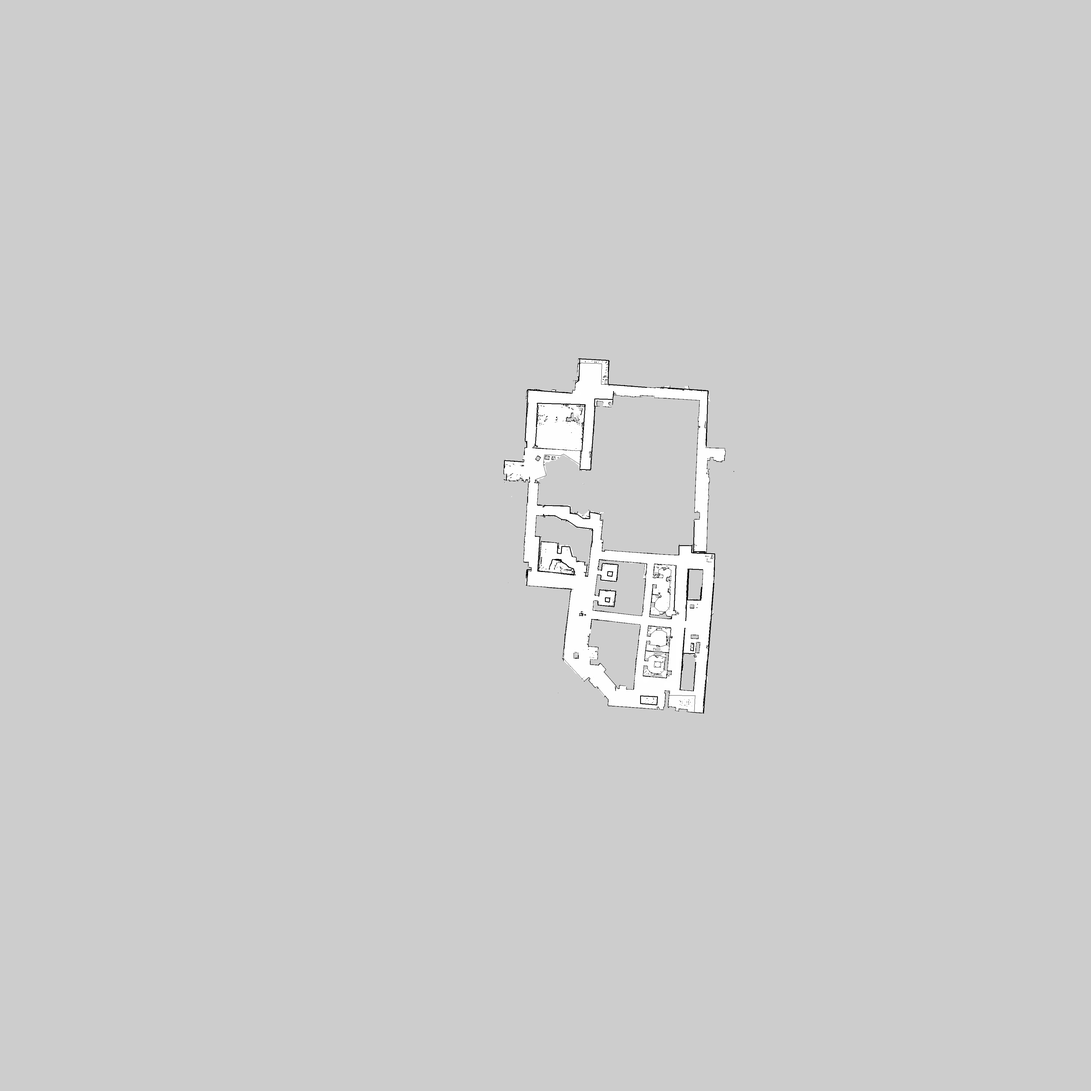
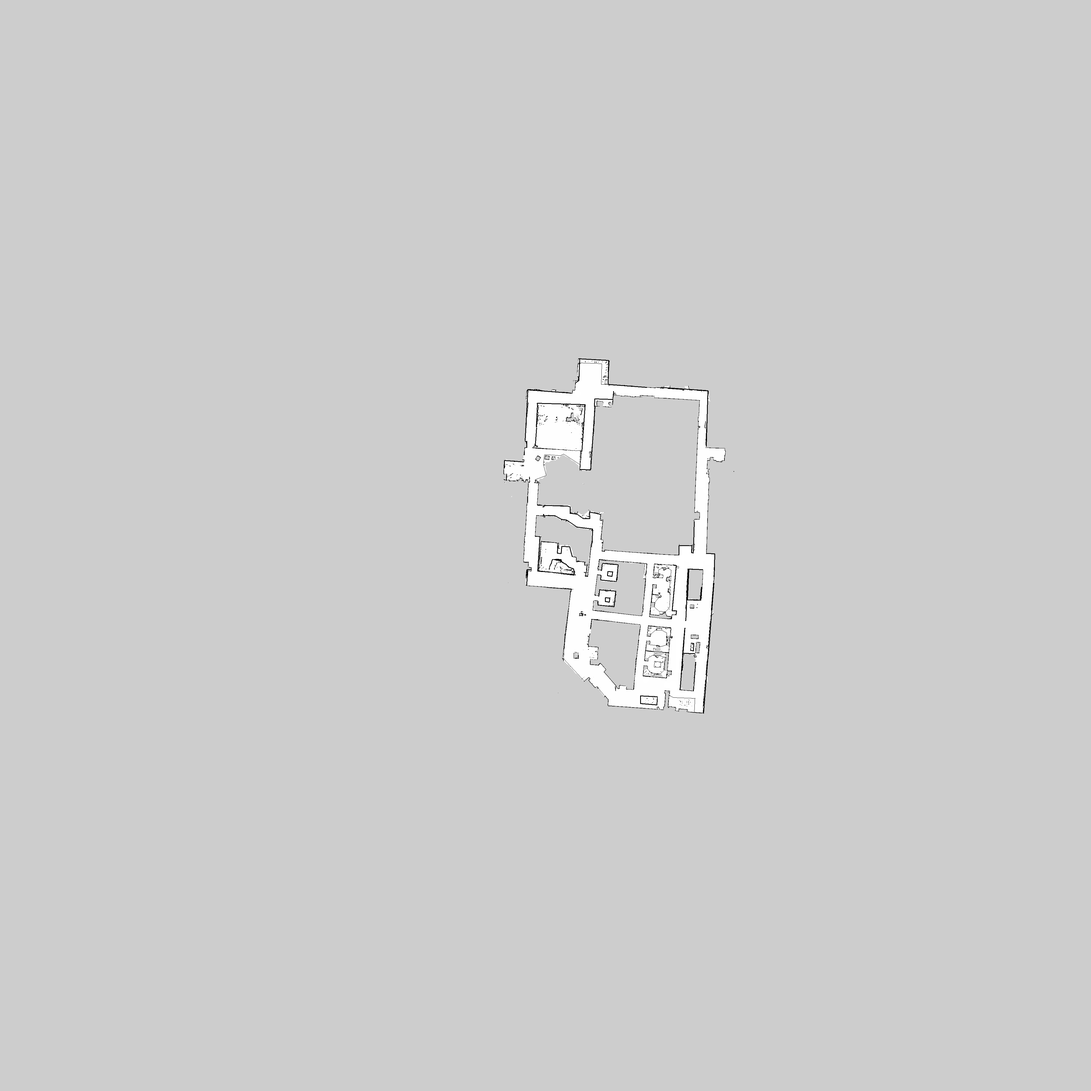
Revision of a layered 1091 x 1091 image; what changed, layer by layer:
painted on "whole_floor_open_doors_no_trashcans.pgm" over [657, 488, 715, 704]
